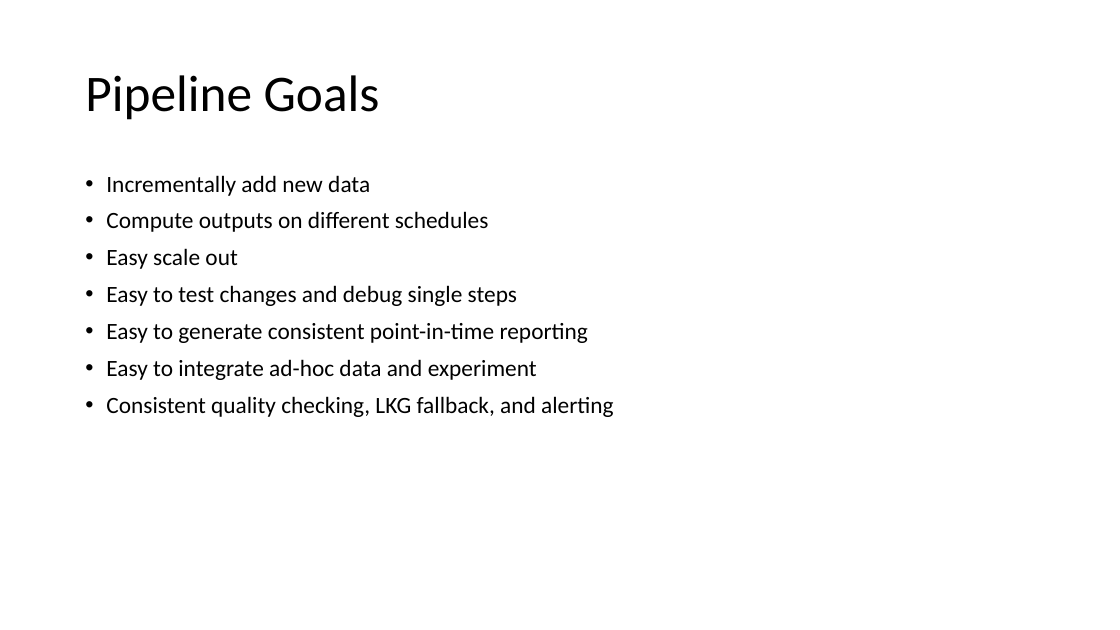
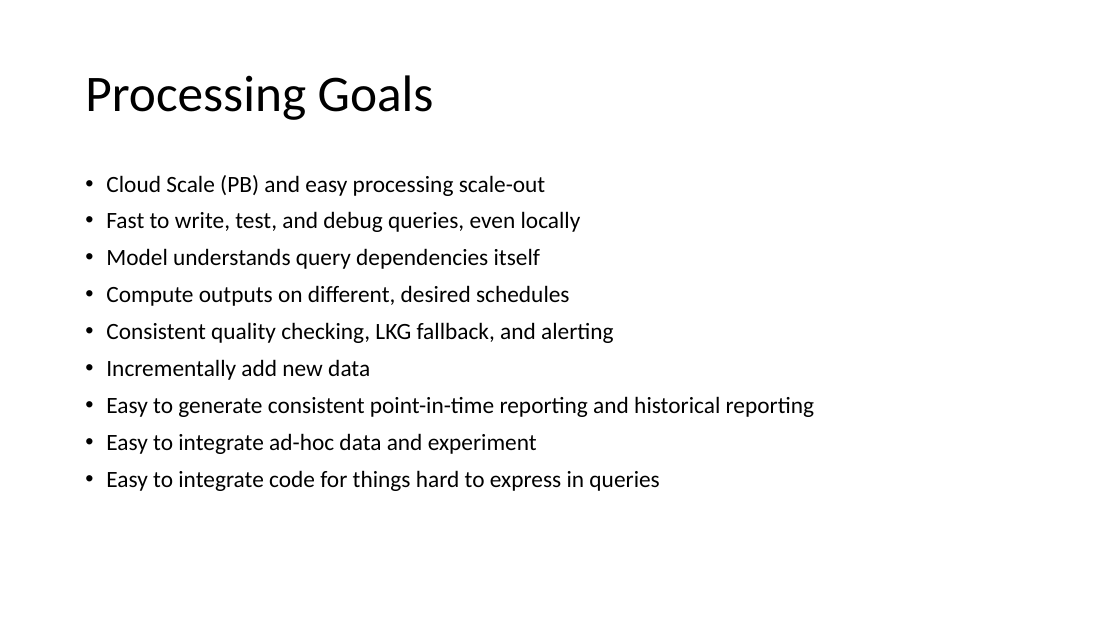
Before and after one commit to microsoft/elfie-arriba, a slide deck: slide 3 of XForm/XForm Demo.pptx. Drawn at 1120x630 pixels with LibreOffice and Linux fonts; fonts in the diff are those of the drawing. Boxes give left, top, right and bottom in pixels: in the first picture for what was removed or moved away, otherwise in the second. Text is boxed around its words. In the diff, an @@ line names an element or a change of style, - is before the commit and + after.

Commit message:
XForm Demo V2 - data processing refocus.

```diff
--- a/XForm/XForm Demo.pptx
+++ b/XForm/XForm Demo.pptx
@@ title at <box>85,75,434,120</box>: text changed @@
-Pipeline Goals
+Processing Goals
@@ text at <box>106,175,614,343</box>: paragraphs added @@
+• Cloud Scale (PB) and easy processing scale-out
+• Fast to write, test, and debug queries, even locally
+• Model understands query dependencies itself
+• Compute outputs on different, desired schedules
+• Consistent quality checking, LKG fallback, and alerting
@@ text at <box>106,396,814,417</box>: text changed @@
-• Compute outputs on different schedules
-• Easy scale out
-• Easy to test changes and debug single steps
-• Easy to generate consistent point-in-time reporting
+• Easy to generate consistent point-in-time reporting and historical reporting
@@ text at <box>106,470,659,491</box>: text changed @@
-• Consistent quality checking, LKG fallback, and alerting
+• Easy to integrate code for things hard to express in queries
```
Also in this commit, not shown: 8 other slides changed, 1 slide removed.
